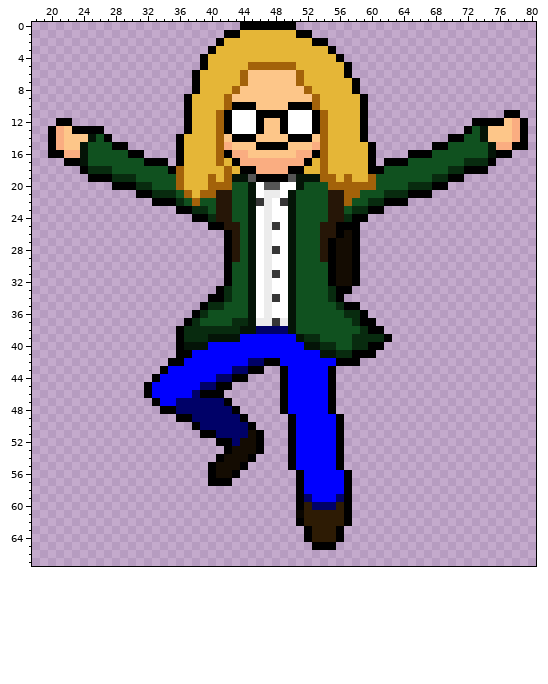
Sprite sheet -- sprites/spr_player_falling_coat_left/0a425eec-a272-485d-8fbd-9a3b559a1048.png. Above: the version before the commit.
The file is 96x68 pixels. Colours within 5 levels of each other are drawn and written as one. Shown: x 18..80, y 0..67.
Now the later version:
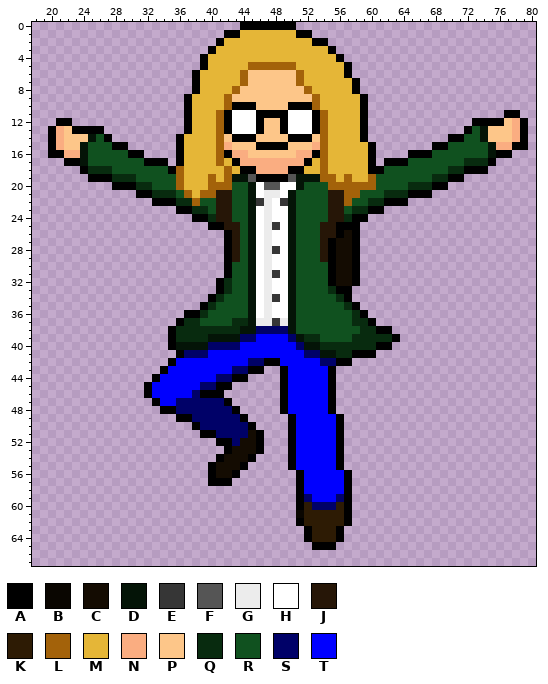
Palette (. is transparent): A #000000  B #0a0601  C #140c02  D #041407  E #363636  F #555555  G #ececec  H #ffffff  J #261607  K #2d1b04  L #a3620a  M #e5b637  N #faad81  P #fdc689  Q #082b0f  R #10511f  S #000168  T #0000ff
Change:
@@ x 35..39 @@
 21 QRLML
-22 AQRLR
+22 AQQLR
 23 .AAQQ
@@ x 33..65 @@
 31 .........ARRDHGEHDRRRRACCA.......
-32 .........ARRDHGHHDRRRRACCA.......
+32 ........AQRRDHGHHDRRRRACCA.......
 33 ........AQRRDHGHHDRRRRQAA........
-34 .......AAQRRDHGEHDRRRRQA.........
-35 ......AQQRRRDHGHHDRRRRRQAA.......
-36 .....AQRRRRRDHGHHDRRRRRRQQA......
-37 ....AQRRRRQQDGGEGDRRRRRRRQAA.....
-38 ...AQQQQQQQDDSSSSDRRRRRRRRQAA....
-39 ...AQQQDDDDTTTTTTTDQQRRRRQQQQA...
-40 ...ADDDTTTTTTTTTTTTDDQQRRQQAA....
-41 ...AATTTTTTTTTTTTTTTTDDQQAAA.....
-42 ..AATTTTTTTTSSAATTTTTTTAAA.......
+34 .......AQRRRDHGEHDRRRRRQA........
+35 ......AQRRRRDHGHHDRRRRRRQA.......
+36 ....AAQRRRRRDHGHHDRRRRRRRQA......
+37 ...AQQRRRRQQDGGEGDRRRRRRRQQA.....
+38 ..AQQQQQQQQDDSSSSDRRRRRRRRQQAA...
+39 ..AQQQQDDDDSSTTTTSDQQRRRRQQQQQA..
+40 ..ADDDDSSSSTTTTTTTSDDQQQQQQQAA...
+41 ...ASSSTTTTTTTTTTTTSSDDQQAAA.....
+42 ..ATTTTTTTTTSSAATTTTTSSAA........
 43 .ATTTTTTTTSSAA..ATTTTTA..........
Where, in picture pixels (left, top, right, bottom), the same in both pictures:
changed: (184, 198, 192, 206)
changed: (168, 278, 400, 366)
